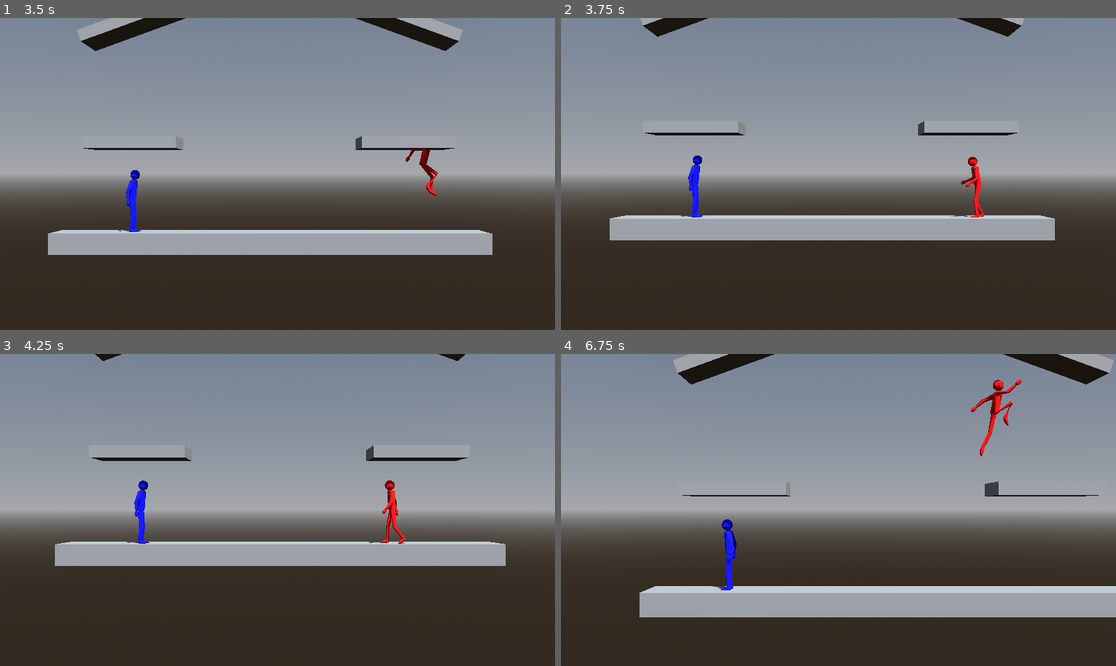
Above: before the commit, frames 1-4 (two rows, left to right).
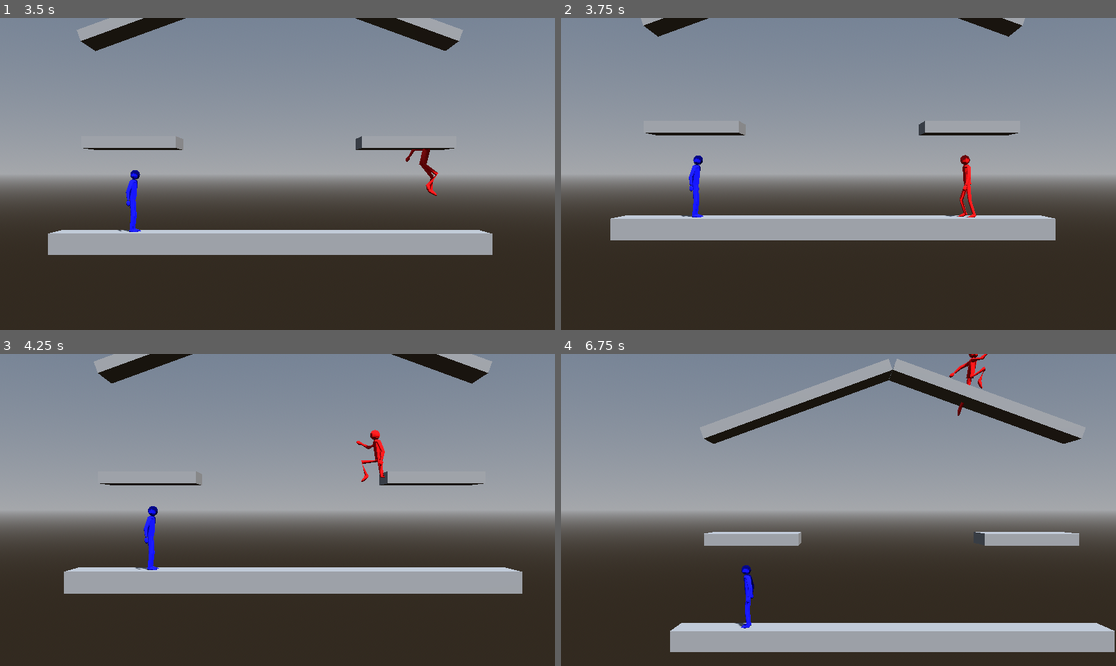
Above: after the commit, the same moments.

Repository: CocoMarck/SuperSmashTux
Game: Godot game, scene res://scenes/main.tscn
Same seed, same stepped clock (60 frames per second), same inputs: the game is played once before the commit and once after it.
Inputs:
- Up to frame 1 (3.5 s): hold Right (player1_move_right) 0.53-1.28 s; tap K (player1_attack) at 0.6 s; tap / (player1_jump) at 0.77, 1.52, 3.02 s; hold Down (player1_move_down) 1.28-2.03 s; tap O (player1_grab) at 1.35 s; hold Right (player1_move_right) 2.03-2.78 s; tap L (player1_power_attack) at 2.1 s; hold Up (player1_move_up) from 2.78 s (still down); tap P (player1_shield) at 2.85 s
- Up to frame 2 (3.75 s): release Up (player1_move_up) at 3.53 s; hold Left (player1_move_left) from 3.53 s (still down); hold . (player1_walk) from 3.53 s (still down)
- Up to frame 3 (4.25 s): keep holding Left (player1_move_left); keep holding . (player1_walk); tap / (player1_jump) at 3.77 s
- Up to frame 4 (6.75 s): release . (player1_walk) at 4.28 s; tap G (player2_attack) at 4.35 s; tap / (player1_jump) at 4.52, 6.02 s; release Left (player1_move_left) at 5.03 s; hold Down (player1_move_down) 5.03-5.78 s; tap H (player2_grab) at 5.1 s; hold Right (player1_move_right) 5.78-6.53 s; tap S (player2_move_down) at 5.85 s; hold Up (player1_move_up) from 6.53 s (still down); tap A (player2_move_left) at 6.6 s

Frame 1 is identical in both runs. In frame 2, 0.7% of the frame differs, in the area x 8-90%, y 0-72%; in frame 3, 17%; in frame 4, 25%, in the area x 14-100%, y 0-96%.

Commit message:
Figther: Shield mechanic balance.

Diff:
--- a/scripts/fighter.gd
+++ b/scripts/fighter.gd
@@ -640,13 +640,13 @@
 
 # Funciones | Shield
 func _waiting_shield_move(signals: VerticalForceSignals) -> bool:
-	return _shield_move_time > 0 and signals.on_floor
+	return _shield_move_time > 0 and signals.on_floor and _shield
 
 func _shield_regeneration(delta: float, signals: VerticalForceSignals) -> void:
 	'''
-	Regenera el escudo, solo si no esta haciendo ataque, o anda rodando.
-	'''
-	if _with_shield(signals) or _rolling():
+	Regenera el escudo, solo si no esta usando escudo, haciendo ataque, o anda rodando.
+	'''
+	if _with_shield(signals) or _rolling() or _attacking():
 		return
 
 	# Regenerar solo en el piso, y cuando no ruede, y cuando no se use escudo.
@@ -663,24 +663,27 @@
 
 func _shield_move(delta: float, signals: VerticalForceSignals) -> void:
 	'''
-	Cuenta la anim de hacer el shield. Pone el shield, y le resta capacidad de uso, hasta cero.
+	- Cuenta la anim de hacer el shield.
+	- Pone el shield, y le resta capacidad de uso, hasta cero.
+	- Resetera espera de shield dependiendo de si recibio daño, esta atacando, o no esta en el aire.
 	'''
 	if _shield_pressed:
 		_shield_move_time = GameBalance.SHIELD_MOVE_DURATION
 
-	# Esperar animacion de shield
+	# Esperar animacion de shield. Reniciar tiempo si es que se necesita.
 	if _waiting_shield_move(signals):
-		if not signals.on_floor or taking_damage():
+		if not signals.on_floor or taking_damage() or _attacking() or grabbed:
 			_shield_move_time = GameBalance.SHIELD_MOVE_DURATION
 		else:
 			_shield_move_time -= delta
 
-	# Asegurar que este activado el escudo. Que este en el piso o si no cancelar.
+	# Cancelar escudo:
+	# Que este activado el escudo. Que este en el piso. Que no este atacando.
 	if (
 		(
 			_waiting_shield_move(signals) or
 			( not ( (_shield or _shield_blockstun) and _allow_shield ) )
-		) or not signals.on_floor
+		) or not signals.on_floor or _attacking()
 	):
 		return
 
@@ -755,7 +758,7 @@
 				_roll_backward = false
 				_roll_forward = true
 			_roll_time = _roll_duration
-			_shield_time -= GameBalance.SHIELD_DURATION * GameBalance.ROLL_SHIELD_COST_RATIO # Consto de usar rodada
+			_shield_time -= GameBalance.SHIELD_DURATION * GameBalance.ROLL_SHIELD_COST_RATIO # Costo de usar rodada.
 	if signals.on_floor == false:
 		_roll_time = 0
 	if _rolling():
@@ -892,12 +895,11 @@
 	## No permitir hacer agarre o escudo cuando se ataca.
 	if not _attacking():
 		_grab_move(delta, frame.vertical_force_signals)
-		_shield_move(delta, frame.vertical_force_signals)
-		_shield_regeneration(delta, frame.vertical_force_signals)
+	_shield_move(delta, frame.vertical_force_signals)
+	_shield_regeneration(delta, frame.vertical_force_signals)
 	var with_shield = _with_shield(frame.vertical_force_signals)
 	var grab_or_shield = (
-		_waiting_grab_move() or
-		_waiting_shield_move(frame.vertical_force_signals) or with_shield
+		_waiting_grab_move() or with_shield
 	)
 	if grab_or_shield or _rolling():
 		# Anular ataque si se hace grab, escudo, o rueda.
